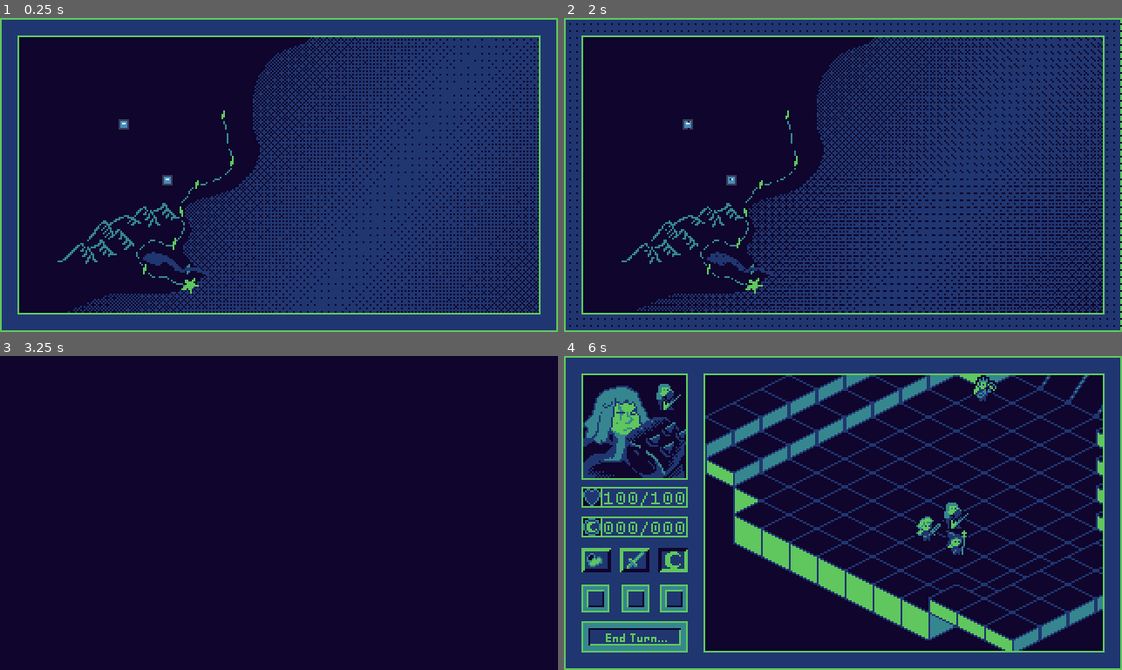
Above: before the commit, frames 1-4 (two rows, left to right).
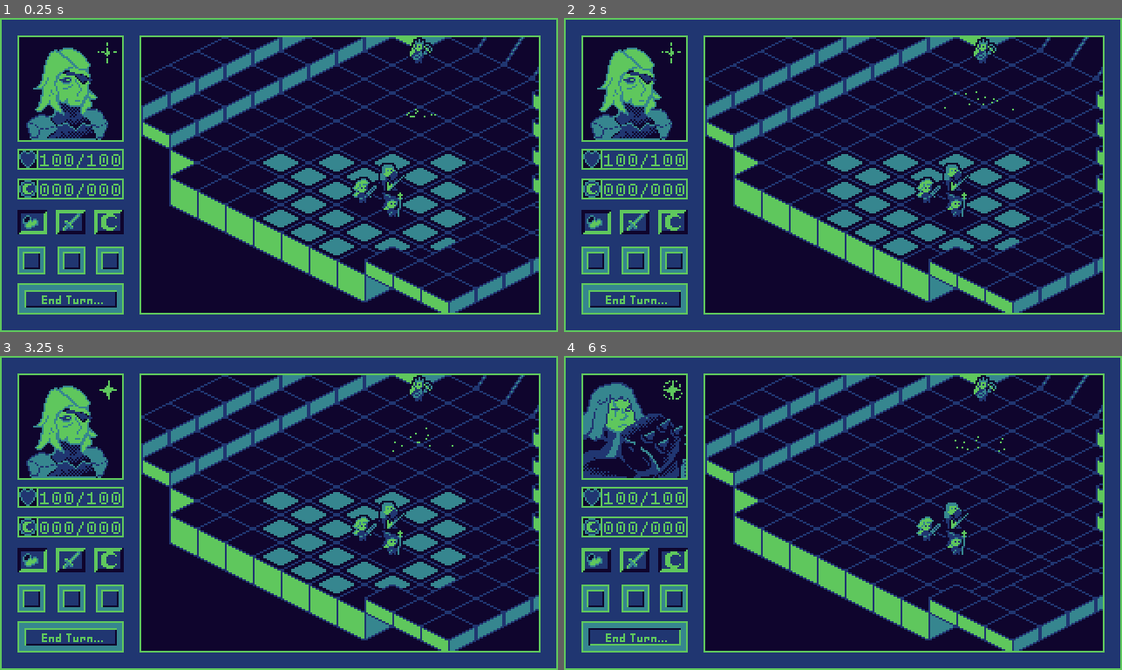
Above: after the commit, the same moments.

Repository: NoahLPoteat/CapstoneProject
Game: Godot game, scene res://src/gameplay/prototypes/game_prototype.tscn
Same seed, same stepped clock (60 frames per second), same inputs: the game is played once before the commit and once after it. The engine's default icon, where the game draws it, is replaced by a stand-in: a white triangle on a blue panel in a dark square.
Inputs (mouse positions are in pixels of both pictures, inside the frame that each line leads up to):
- Up to frame 1 (0.25 s): no input
- Up to frame 2 (2 s): move the mouse to (686, 124) at 0.52 s; click (686, 124) at 0.67 s; move the mouse to (731, 181) at 1.27 s; click (731, 181) at 1.42 s
- Up to frame 3 (3.25 s): move the mouse to (334, 443) at 2.02 s; click (334, 443) at 2.17 s; tap Enter at 2.75 s; move the mouse to (251, 575) at 2.77 s; click (251, 575) at 2.92 s
- Up to frame 4 (6 s): move the mouse to (597, 560) at 3.52 s; click (597, 560) at 3.67 s; move the mouse to (636, 560) at 4.27 s; click (636, 560) at 4.42 s; tap Space (debug_turn_skip) at 5 s; move the mouse to (675, 560) at 5.02 s; click (675, 560) at 5.17 s; tap Enter at 5.75 s; move the mouse to (636, 635) at 5.77 s; click (636, 635) at 5.92 s

The runs differ from the first frame. In frame 1, 57% of the frame differs, in the area x 3-97%, y 5-95%; in frame 2, 56%; in frame 3, 52%; in frame 4, 2.7%.

Commit message:
AttackIndicator / Particles
Added an indicator to the top right of the portrait to show if a unit is able to attack still
I need to modify some portraits to support this still

Diff:
--- a/Project/src/gameplay/prototypes/battle_gui.gd
+++ b/Project/src/gameplay/prototypes/battle_gui.gd
@@ -4,9 +4,19 @@
 @onready var movement_left_display: Control = $MovementLeftDis
 @onready var health_label: Label = $HealthLabel
 @onready var active_button: Control = $ActiveUnitButtonCtr
+@onready var attack_indicator: AnimatedSprite2D = $Portrait/AnimatedSprite2D
 
 func update_gui(new_char: UnitBase, battle_phase: BattleScreen.BATTLE_PHASES, turn_state: BattleScreen.TURN_STATES):
 	portrait_gui.texture = new_char.portrait_texture
 	movement_left_display.update(new_char.movement_left)
 	health_label.text = str(new_char.health) + "/" + str(new_char.max_health)
 	active_button.update(turn_state)
+
+	if new_char.ability_use_left <= 0:
+
+		await attack_indicator.animation_looped
+		attack_indicator.visible = false
+	else:
+		if attack_indicator.visible != true:
+			attack_indicator.visible = true
+			attack_indicator.frame = 7
--- a/Project/src/gameplay/prototypes/battle_map_controller.gd
+++ b/Project/src/gameplay/prototypes/battle_map_controller.gd
@@ -141,24 +141,26 @@
 			## change current tile to new tile
 			## swap new tile to hovered
 
-			if current_tile_old_atl:
-				map.set_cell(current_hovered, 0, current_tile_old_atl)
-			else:
-				map.set_cell(current_hovered, 0, map_atlas[atlas_enum.DEF])
-
+			#if current_tile_old_atl:
+				#map.set_cell(current_hovered, 0, current_tile_old_atl)
+			#else:
+			#map.set_cell(current_hovered, 0, map_atlas[atlas_enum.DEF])
+			map.set_cell(current_hovered, 0, map_atlas[atlas_enum.DEF])
 
 			current_hovered = pos_iso
 			current_tile_old_atl = map.get_cell_atlas_coords(current_hovered)
 
 			map.set_cell(current_hovered, 0, map_atlas[atlas_enum.HOVERED])
 	else:
-		if current_tile_old_atl:
-			map.set_cell(current_hovered, 0, current_tile_old_atl)
-		else:
-			map.set_cell(current_hovered, 0, map_atlas[atlas_enum.DEF])
-
-
-func highlight_tile(to_change: atlas_enum, iso_pos: Vector2i, hl_units: bool = false):
+		#if current_tile_old_atl:
+			#map.set_cell(current_hovered, 0, current_tile_old_atl)
+		#else:
+			#map.set_cell(current_hovered, 0, map_atlas[atlas_enum.DEF])
+		map.set_cell(current_hovered, 0, map_atlas[atlas_enum.DEF])
+
+##hl_units - whether or not the highlight will affect the tile under a unit
+##clean_up whether or not the highlight should overwrite our hovered tile (post turn mainly)
+func highlight_tile(to_change: atlas_enum, iso_pos: Vector2i, hl_units: bool = false, clean_up: bool = false):
 	var atl = map_atlas[to_change]
 	var map = battle_map.main_tile
 
--- a/Project/src/gameplay/prototypes/battle_map_controller.tscn
+++ b/Project/src/gameplay/prototypes/battle_map_controller.tscn
@@ -7,6 +7,7 @@
 [ext_resource type="PackedScene" uid="uid://ct3ui131rw88u" path="res://src/gameplay/prototypes/unit_scene_base.tscn" id="5_ekq22"]
 [ext_resource type="Texture2D" uid="uid://stn5bu8ghnvr" path="res://assets/art/characters/portraitDesign.png" id="6_063d6"]
 [ext_resource type="Script" uid="uid://b10cm1o4txpbm" path="res://src/gameplay/resources/ability_res/built_abilities/single_target_strike.gd" id="7_063d6"]
+[ext_resource type="PackedScene" uid="uid://dqxytahl0deg1" path="res://src/gameplay/prototypes/particles/bloodParticle.tscn" id="8_chmxg"]
 
 [sub_resource type="AtlasTexture" id="AtlasTexture_ekq22"]
 atlas = ExtResource("6_063d6")
@@ -89,6 +90,10 @@
 [node name="Sprite2D" parent="AllyUnitContainer/Unit2" index="0"]
 frame = 1
 
+[node name="Node2D" parent="." instance=ExtResource("8_chmxg")]
+position = Vector2(160, 51)
+explosiveness = 0.8
+
 [connection signal="need_nav" from="MapContainer" to="." method="_on_map_container_need_nav"]
 
 [editable path="MapContainer/Map/EnemyUnits/Unit2"]
--- a/Project/src/gameplay/prototypes/battle_screen_controller.gd
+++ b/Project/src/gameplay/prototypes/battle_screen_controller.gd
@@ -42,12 +42,13 @@
 
 var old_tiles: Array = []
 func turn_state_process():
+	for tile in old_tiles:
+		battle_map_controller.highlight_tile(battle_map_controller.atlas_enum.DEF, tile, true, true)
+	old_tiles = []
+
+
 	match current_state:
 		TURN_STATES.MOVING:
-
-			for tile in old_tiles:
-				battle_map_controller.highlight_tile(battle_map_controller.atlas_enum.DEF, tile, true)
-			old_tiles = []
 			var moves_left = current_unit.movement_left
 			##Highlight tiles based on units available spaces left
 			for x in range(moves_left * -1, moves_left + 1):
@@ -63,10 +64,6 @@
 			##Cover tiles valid in current units strike distance
 			##	Use similar structure to the moving tiles (but different atl)
 			##Mouse Detection in lower node will be handling finer details
-			for tile in old_tiles:
-				battle_map_controller.highlight_tile(battle_map_controller.atlas_enum.DEF, tile, true)
-			old_tiles = []
-
 			var strike: AbilityBase = current_unit.get_strike()
 
 
@@ -81,7 +78,8 @@
 			var dist = strike.abi_range
 			for x in range(dist * -1, dist + 1):
 				for y in range(dist * -1, dist + 1):
-					if abs(x) + abs(y) <= dist:
+					var axy = abs(x) + abs(y)
+					if axy <= dist and axy != 0:
 						var to_pos = current_unit.map_position + Vector2i(x, y)
 
 						if to_pos == current_unit.map_position:
@@ -144,6 +142,7 @@
 					if event is InputEventMouseButton:
 						if event.button_index == MOUSE_BUTTON_LEFT and event.pressed:
 							battle_map_controller.attempt_strike_unit(pos, current_unit)
+							update_gui()
 				TURN_STATES.ABILITY:
 					pass
 				_:
--- a/Project/src/gameplay/prototypes/game_prototype.tscn
+++ b/Project/src/gameplay/prototypes/game_prototype.tscn
@@ -12,6 +12,7 @@
 [ext_resource type="Script" uid="uid://0etskjq4ec44" path="res://src/gameplay/prototypes/map_node_controller.gd" id="5_qwj7d"]
 [ext_resource type="Script" uid="uid://b0p1qotwa48bv" path="res://src/gameplay/world_maps/map_node.gd" id="6_4dq4k"]
 [ext_resource type="LabelSettings" uid="uid://ccfs6ugu3pcqr" path="res://assets/fonts&labels/PixelLabelSettings.tres" id="6_dmcc4"]
+[ext_resource type="Texture2D" uid="uid://d1c1e2djcx32u" path="res://assets/art/ui/battle_map_gui/attackIndicatorAnim.png" id="6_h14kp"]
 [ext_resource type="Script" uid="uid://djgiplfhdvyh3" path="res://src/gameplay/prototypes/movement_left_dis.gd" id="7_dmcc4"]
 [ext_resource type="Script" uid="uid://csyh78wqgu78n" path="res://src/gameplay/prototypes/active_unit_button_ctr.gd" id="7_yrn74"]
 [ext_resource type="Texture2D" uid="uid://l17dyuel7t7v" path="res://assets/art/ui/battle_map_gui/GUIMovementSelectNodeDown.png" id="8_00fvs"]
@@ -28,6 +29,113 @@
 [ext_resource type="Script" uid="uid://b0yty6v8jxua6" path="res://src/gameplay/prototypes/end_turn.gd" id="17_kc0fq"]
 [ext_resource type="Texture2D" uid="uid://co51310qlvewy" path="res://assets/art/ui/battle_map_gui/GUIEndTurnButtonUp.png" id="18_kc0fq"]
 
+[sub_resource type="AtlasTexture" id="AtlasTexture_bhsri"]
+atlas = ExtResource("6_h14kp")
+region = Rect2(0, 0, 16, 16)
+
+[sub_resource type="AtlasTexture" id="AtlasTexture_nkpx2"]
+atlas = ExtResource("6_h14kp")
+region = Rect2(16, 0, 16, 16)
+
+[sub_resource type="AtlasTexture" id="AtlasTexture_sv2x8"]
+atlas = ExtResource("6_h14kp")
+region = Rect2(32, 0, 16, 16)
+
+[sub_resource type="AtlasTexture" id="AtlasTexture_xi4e4"]
+atlas = ExtResource("6_h14kp")
+region = Rect2(48, 0, 16, 16)
+
+[sub_resource type="AtlasTexture" id="AtlasTexture_tyefx"]
+atlas = ExtResource("6_h14kp")
+region = Rect2(64, 0, 16, 16)
+
+[sub_resource type="AtlasTexture" id="AtlasTexture_ckvyo"]
+atlas = ExtResource("6_h14kp")
+region = Rect2(80, 0, 16, 16)
+
+[sub_resource type="AtlasTexture" id="AtlasTexture_vh825"]
+atlas = ExtResource("6_h14kp")
+region = Rect2(96, 0, 16, 16)
+
+[sub_resource type="AtlasTexture" id="AtlasTexture_3moma"]
+atlas = ExtResource("6_h14kp")
+region = Rect2(112, 0, 16, 16)
+
+[sub_resource type="AtlasTexture" id="AtlasTexture_d71po"]
+atlas = ExtResource("6_h14kp")
+region = Rect2(128, 0, 16, 16)
+
+[sub_resource type="AtlasTexture" id="AtlasTexture_rxidj"]
+atlas = ExtResource("6_h14kp")
+region = Rect2(144, 0, 16, 16)
+
+[sub_resource type="SpriteFrames" id="SpriteFrames_4b6cf"]
+animations = [{
+"frames": [],
+"loop": true,
+"name": &"default",
+"speed": 5.0
+}, {
+"frames": [{
+"duration": 1.0,
+"texture": SubResource("AtlasTexture_bhsri")
+}, {
+"duration": 1.0,
+"texture": SubResource("AtlasTexture_nkpx2")
+}, {
+"duration": 1.0,
+"texture": SubResource("AtlasTexture_sv2x8")
+}, {
+"duration": 1.0,
+"texture": SubResource("AtlasTexture_xi4e4")
+}, {
+"duration": 1.0,
+"texture": SubResource("AtlasTexture_tyefx")
+}, {
+"duration": 1.0,
+"texture": SubResource("AtlasTexture_ckvyo")
+}, {
+"duration": 1.0,
+"texture": SubResource("AtlasTexture_vh825")
+}, {
+"duration": 1.0,
+"texture": SubResource("AtlasTexture_3moma")
+}, {
+"duration": 1.0,
+"texture": SubResource("AtlasTexture_3moma")
+}, {
+"duration": 1.0,
+"texture": SubResource("AtlasTexture_3moma")
+}, {
+"duration": 1.0,
+"texture": SubResource("AtlasTexture_3moma")
+}, {
+"duration": 1.0,
+"texture": SubResource("AtlasTexture_3moma")
+}, {
+"duration": 1.0,
+"texture": SubResource("AtlasTexture_3moma")
+}, {
+"duration": 1.0,
+"texture": SubResource("AtlasTexture_3moma")
+}, {
+"duration": 1.0,
+"texture": SubResource("AtlasTexture_3moma")
+}, {
+"duration": 1.0,
+"texture": SubResource("AtlasTexture_3moma")
+}, {
+"duration": 1.0,
+"texture": SubResource("AtlasTexture_d71po")
+}, {
+"duration": 1.0,
+"texture": SubResource("AtlasTexture_rxidj")
+}],
+"loop": true,
+"name": &"new_animation",
+"speed": 10.0
+}]
+
 [sub_resource type="RectangleShape2D" id="RectangleShape2D_00fvs"]
 size = Vector2(17, 14)
 
@@ -65,7 +173,6 @@
 script = ExtResource("1_4dq4k")
 
 [node name="BattleScreenController" type="Control" parent="Game"]
-visible = false
 layout_mode = 1
 anchors_preset = 15
 anchor_right = 1.0
@@ -104,7 +211,7 @@
 handle_input_locally = false
 canvas_item_default_texture_filter = 0
 size = Vector2i(228, 158)
-render_target_update_mode = 0
+render_target_update_mode = 4
 
 [node name="BattleMapController" parent="Game/BattleScreenController/SubViewportContainer/SubViewport" instance=ExtResource("2_yhlpg")]
 
@@ -133,6 +240,12 @@
 offset_top = 11.0
 offset_right = 70.0
 offset_bottom = 70.0
+
+[node name="AnimatedSprite2D" type="AnimatedSprite2D" parent="Game/BattleScreenController/BattleGUI/Portrait"]
+position = Vector2(51, 8)
+sprite_frames = SubResource("SpriteFrames_4b6cf")
+animation = &"new_animation"
+autoplay = "new_animation"
 
 [node name="HealthLabel" type="Label" parent="Game/BattleScreenController/BattleGUI"]
 layout_mode = 0
@@ -320,6 +433,7 @@
 shape = SubResource("RectangleShape2D_h14kp")
 
 [node name="WorldMapController" type="Control" parent="Game"]
+visible = false
 layout_mode = 1
 anchors_preset = 15
 anchor_right = 1.0
--- /dev/null
+++ b/Project/src/gameplay/prototypes/particles/bloodParticle.tscn
@@ -0,0 +1,15 @@
+[gd_scene load_steps=2 format=3 uid="uid://dqxytahl0deg1"]
+
+[sub_resource type="ParticleProcessMaterial" id="ParticleProcessMaterial_pafts"]
+particle_flag_disable_z = true
+direction = Vector3(0, -1, 0)
+initial_velocity_min = 50.0
+initial_velocity_max = 70.0
+gravity = Vector3(0, 98, 0)
+color = Color(0.37254903, 0.78039217, 0.3647059, 1)
+
+[node name="Node2D" type="GPUParticles2D"]
+amount = 12
+lifetime = 0.7
+explosiveness = 0.7
+process_material = SubResource("ParticleProcessMaterial_pafts")
Binary file added: Project/assets/art/characters/portraitDesign.aseprite
Binary file changed: Project/assets/art/characters/portraitDesign.png
Binary file added: Project/assets/art/ui/battle_map_gui/attackIndicatorAnim.png
Not shown, added: Project/assets/art/ui/battle_map_gui/attackIndicatorAnim.png.import
Not shown: 1 places in Project/src/gameplay/prototypes/battle_map_controller.tscn that only renumber resources
Not shown: 1 places in Project/src/gameplay/prototypes/game_prototype.tscn that only renumber resources
Not shown, changed: CapstoneObsidian/Bugs & Issues.md
Not shown, changed: CapstoneObsidian/To-do Kanban.md
